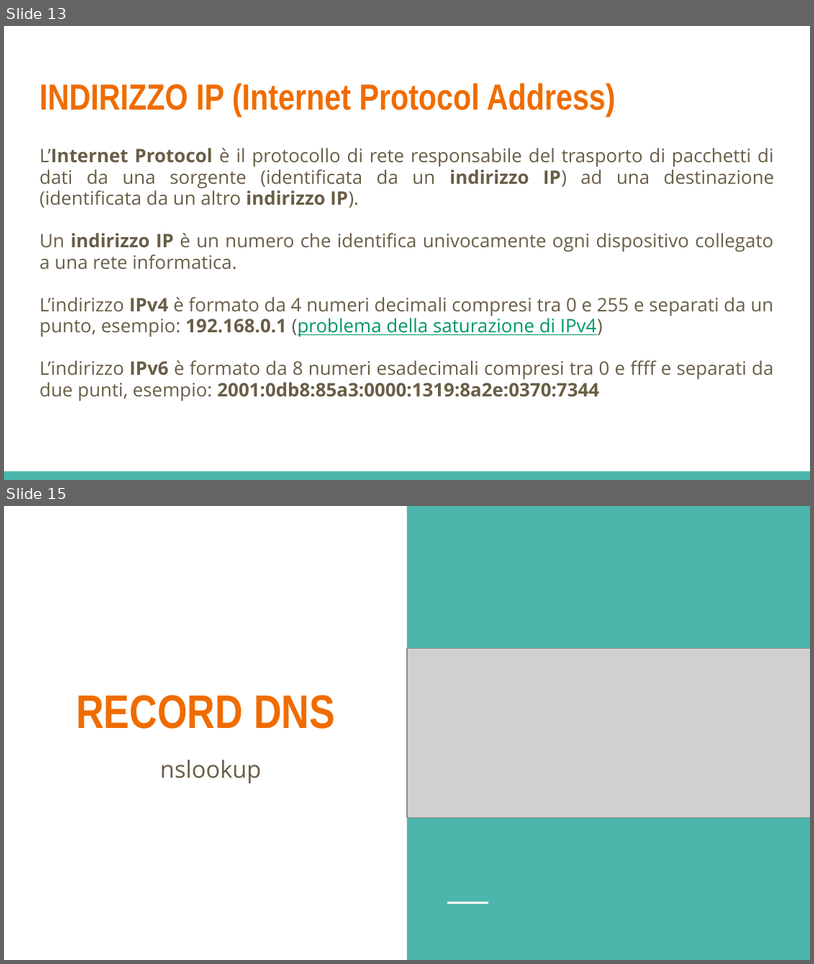
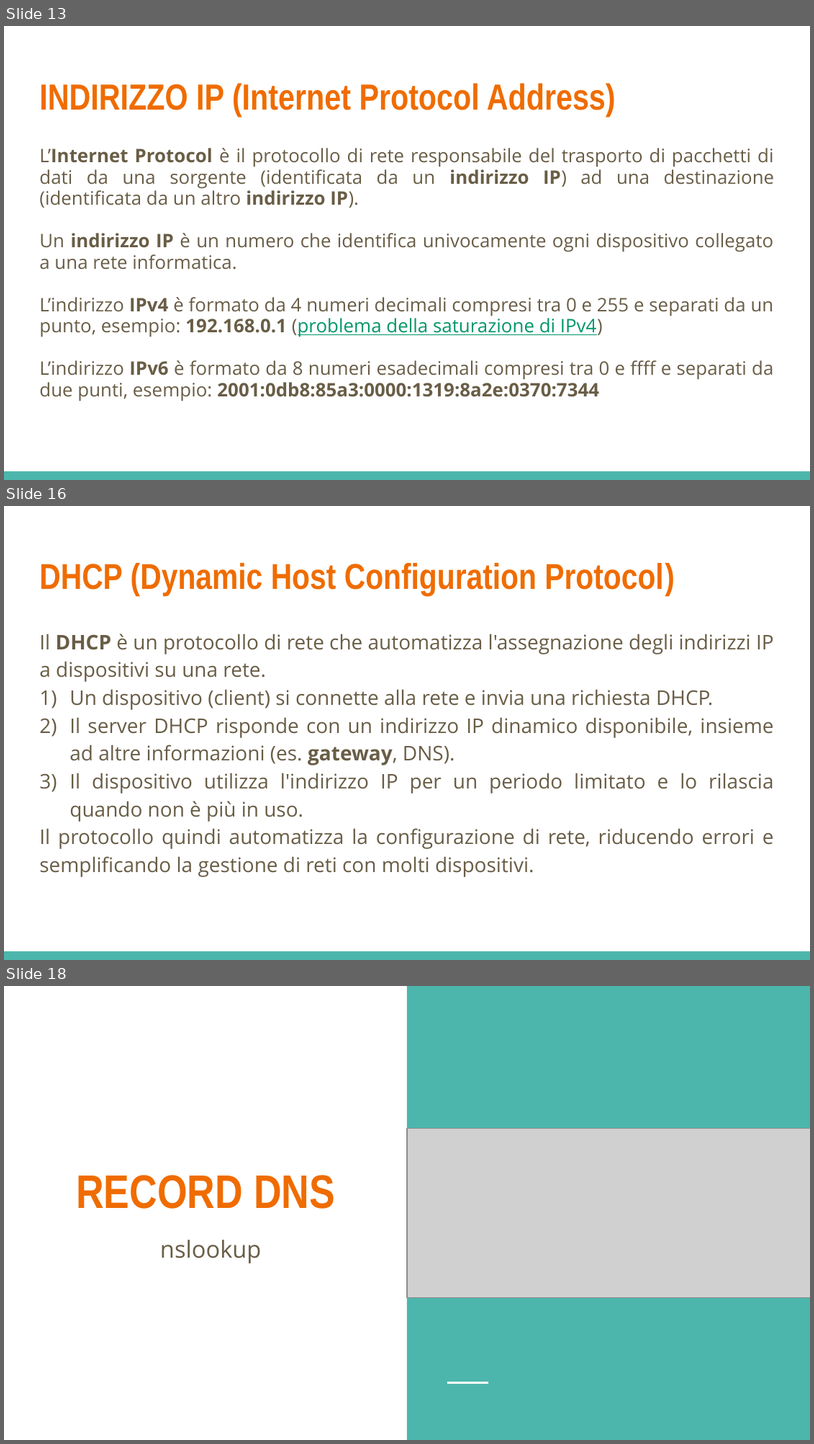
Before and after one commit to LeleCazza/LeleCazza.github.io, a slide deck: reti_informatiche/materiale/lezione_1_reti_introduzione.pptx. Shown one above the other, each under a label of ours: slides 13 and 15 before the commit, slides 13, 16 and 18 after it; the slides between them are not shown. The pictures are 814x964 and 814x1444 pixels, drawn with LibreOffice and Linux fonts; fonts in the diff are those of the drawing; grey boxes stand for pictures. Boxes give left, top, right and bottom in pixels: in the first picture for what was removed or moved away, otherwise in the second. Text is boxed around its words. In the diff, an @@ line names an element or a change of style, - is before the commit and + after.

Commit message:
update reti informatiche

```diff
--- a/reti_informatiche/materiale/lezione_1_reti_introduzione.pptx
+++ b/reti_informatiche/materiale/lezione_1_reti_introduzione.pptx
@@ slide 16 added at (4, 506, 810, 960), background #FFFFFF; not listed: 1 template element that a slide beside it also shows @@
@@ title added at (39, 563, 674, 596), 32 pt, text #EF6C00, bold @@
+DHCP (Dynamic Host Configuration Protocol)
@@ text added at (39, 633, 774, 877), 18 pt, text #695D46 @@
+Il DHCP è un protocollo di rete che automatizza l'assegnazione degli indirizzi IP a dispositivi su una rete.
+1) Un dispositivo (client) si connette alla rete e invia una richiesta DHCP.
+2) Il server DHCP risponde con un indirizzo IP dinamico disponibile, insieme ad altre informazioni (es. gateway, DNS).
+3) Il dispositivo utilizza l'indirizzo IP per un periodo limitato e lo rilascia quando non è più in uso.
+Il protocollo quindi automatizza la configurazione di rete, riducendo errori e semplificando la gestione di reti con molti dispositivi.
@@ what was slide 15 is now slide 18 @@
```
Also in this commit, not shown: 1 slide changed, 8 other slides added, 2 slides removed, 7 other files.
